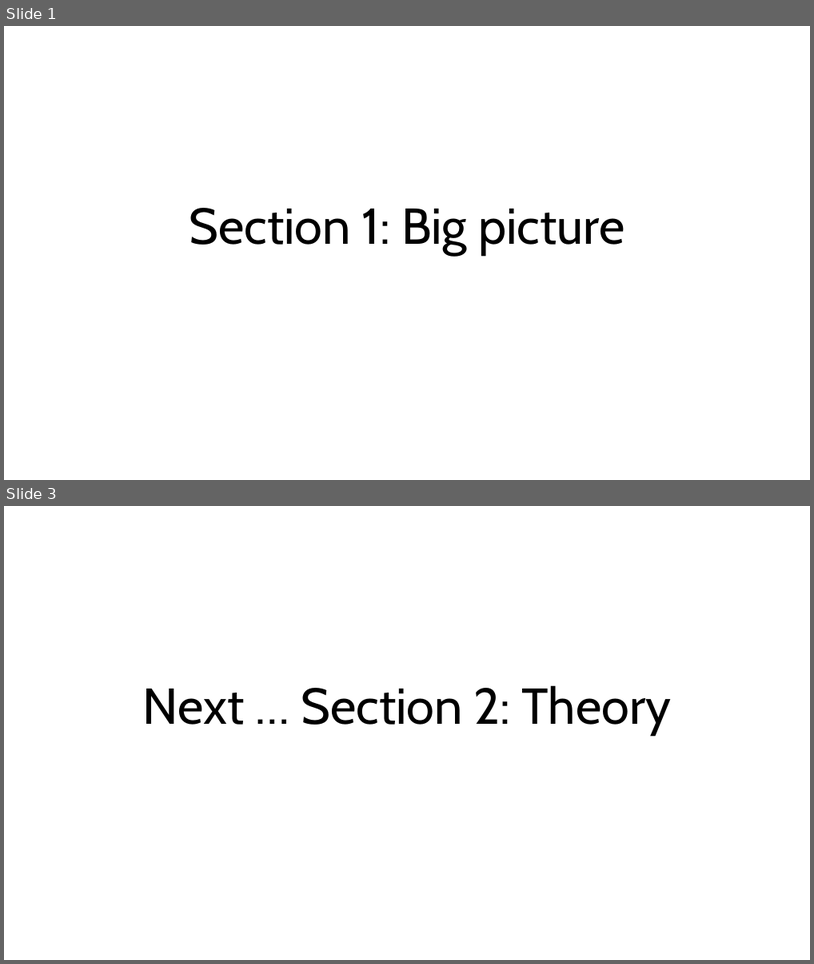
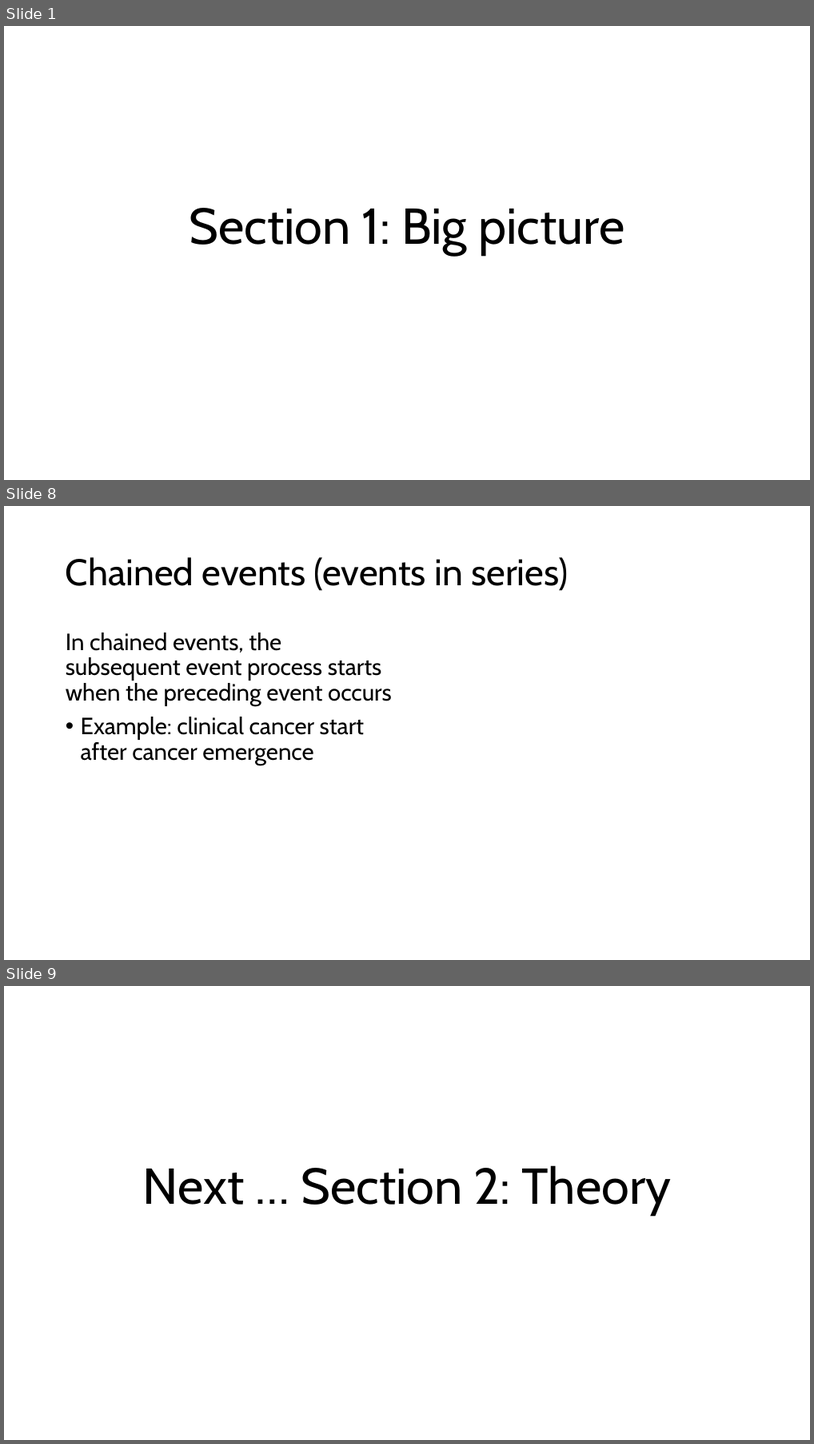
Before and after one commit to ttrikalin/des-R-course, a slide deck: materials/01_DES.pptx. Shown one above the other, each under a label of ours: slides 1 and 3 before the commit, slides 1, 8 and 9 after it; the slides between them are not shown. The pictures are 814x964 and 814x1444 pixels, drawn with LibreOffice and Linux fonts; fonts in the diff are those of the drawing. Boxes give left, top, right and bottom in pixels: in the first picture for what was removed or moved away, otherwise in the second. Text is boxed around its words. In the diff, an @@ line names an element or a change of style, - is before the commit and + after.

```diff
--- a/materials/01_DES.pptx
+++ b/materials/01_DES.pptx
@@ slide 8 added at [4,506,810,960], background #FFFFFF @@
@@ title added at [66,557,568,591], 44 pt, text #000000 @@
+Chained events (events in series)
@@ text added at [66,632,392,765], 28 pt, text #000000 @@
+In chained events, the subsequent event process starts when the preceding event occurs
+• Example: clinical cancer start after cancer emergence
@@ what was slide 3 is now slide 9 @@
```
Also in this commit, not shown: 1 slide changed, 5 other slides added, 8 other files.
